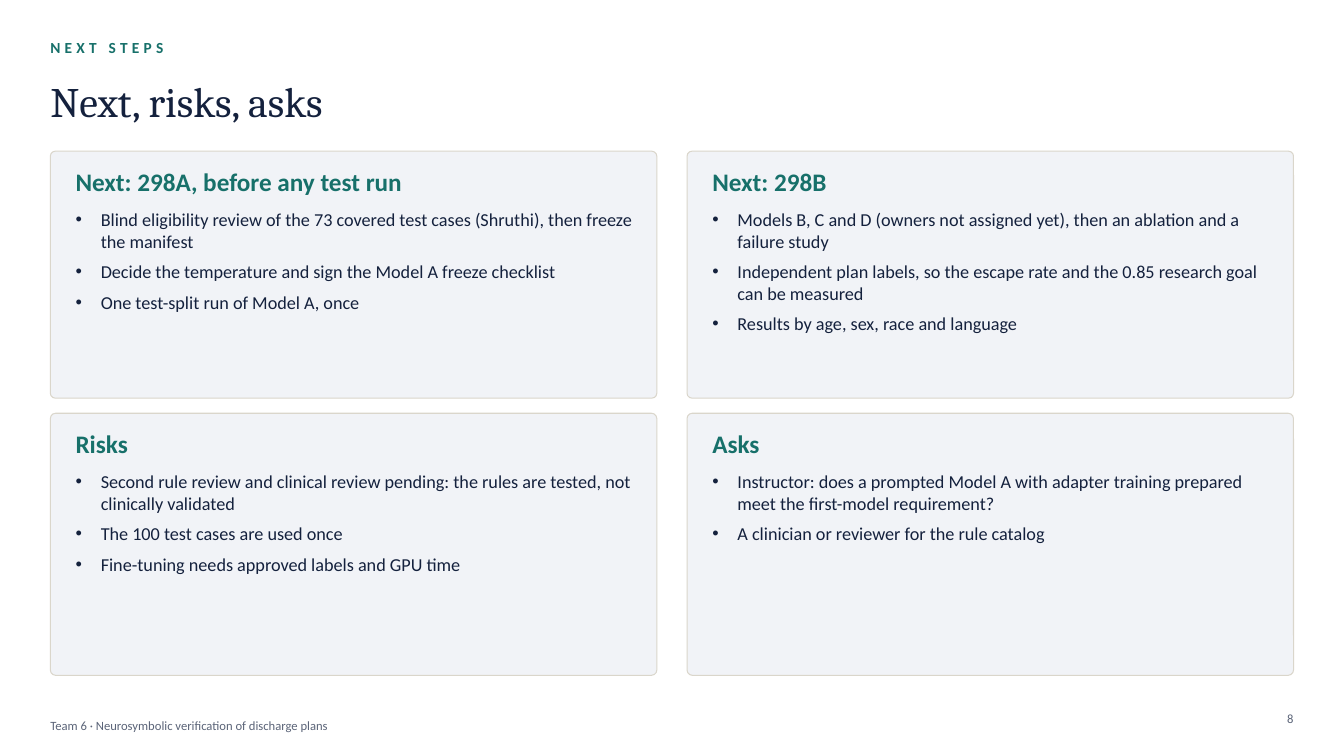
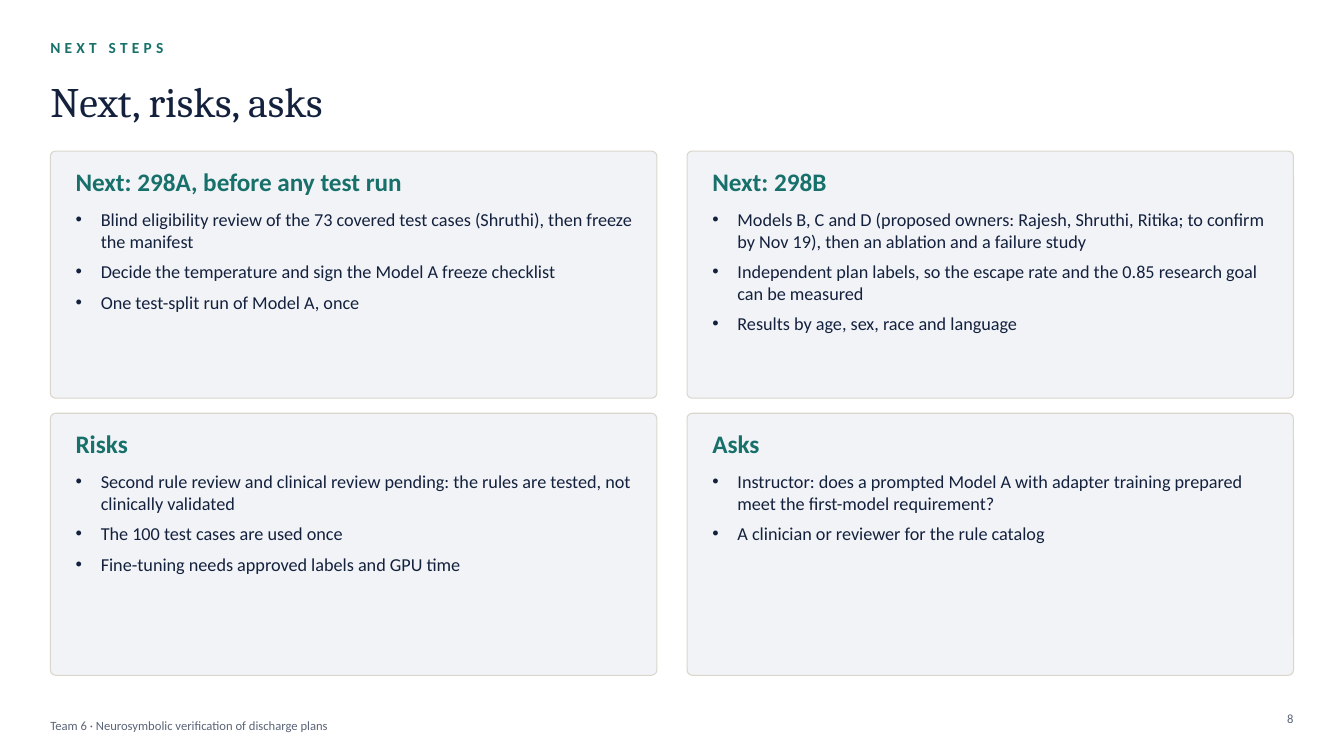
Before and after one commit to Akashkumarsenthil/Clinical-Discharge-Treatment-Plan-Verification, a slide deck: slide 8 of presentation/Team6_TM2_Professor_Deck.pptx. Drawn at 1344x756 pixels with LibreOffice and Linux fonts; fonts in the diff are those of the drawing. Boxes give left, top, right and bottom in pixels: in the first picture for what was removed or moved away, otherwise in the second. Text is boxed around its words. In the diff, an @@ line names an element or a change of style, - is before the commit and + after.

```diff
--- a/presentation/Team6_TM2_Professor_Deck.pptx
+++ b/presentation/Team6_TM2_Professor_Deck.pptx
@@ text at bbox=[737, 213, 1264, 251]: text changed @@
-• Models B, C and D (owners not assigned yet), then an ablation and a failure study
+• Models B, C and D (proposed owners: Rajesh, Shruthi, Ritika; to confirm by Nov 19), then an ablation and a failure study
```
Also in this commit, not shown: 1 other slide changed, 2 other files.
